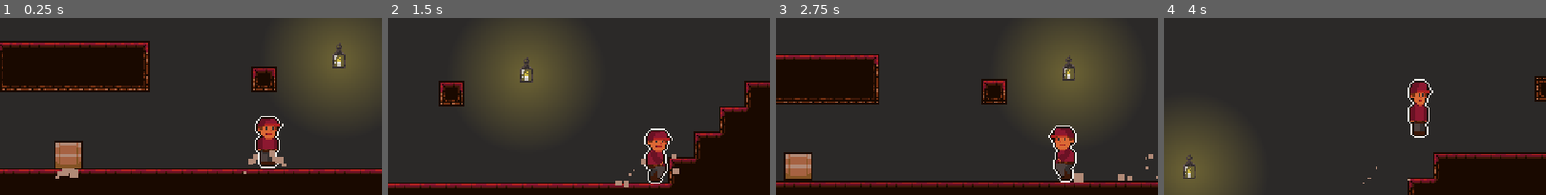
Above: before the commit, frames 1-4 (left to right).
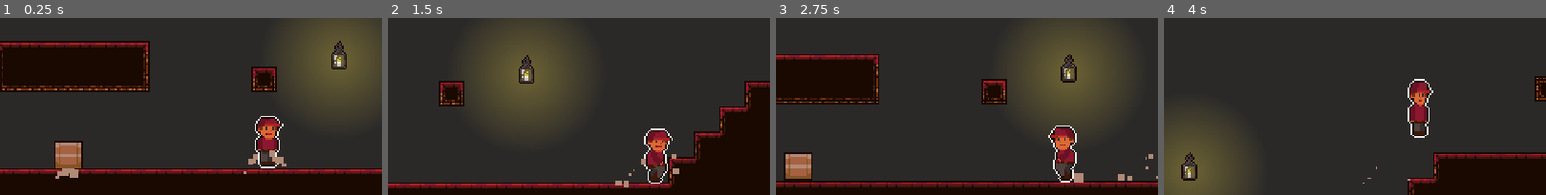
Above: after the commit, the same moments.

Repository: RemyIsCool/Carrying-Thing-Game
Game: Godot game, scene res://Scenes/TestScene.tscn
The game is run twice, just before and just after one commit, with the same random seed, the same clock (stepped at 60 frames per second) and the same inputs.
Inputs:
- Up to frame 1 (0.25 s): no input
- Up to frame 2 (1.5 s): hold D (right) from 0.53 s (still down); tap Space (pick_up_throw) at 0.6, 1.35 s; tap W (jump) at 0.77 s
- Up to frame 3 (2.75 s): tap W (jump) at 1.52 s; release D (right) at 2.03 s; hold A (left) from 2.03 s (still down); tap Space (pick_up_throw) at 2.1 s
- Up to frame 4 (4 s): release A (left) at 2.78 s; hold D (right) from 2.78 s (still down); tap Space (pick_up_throw) at 2.85, 3.6 s; tap W (jump) at 3.02, 3.77 s
The pictures show only the part of the screen within x 15-65%, y 14-64%; the shares and areas given below are measured in that part.

The runs differ from the first frame. In frame 1, 0.1% of the frame differs, in the area x 86-91%, y 12-30%; in frame 2, 0.1%; in frame 3, 0.2%, in the area x 74-79%, y 20-37%; in frame 4, 0.2%.

Commit message:
Seperated text and box and added outline to lantern

Diff:
--- a/Scenes/Box.tscn
+++ b/Scenes/Box.tscn
@@ -1,7 +1,8 @@
-[gd_scene load_steps=8 format=2]
+[gd_scene load_steps=9 format=2]
 
 [ext_resource path="res://Scenes/Box.gd" type="Script" id=1]
 [ext_resource path="res://Assets/Box.png" type="Texture" id=2]
+[ext_resource path="res://Assets/SpaceText.png" type="Texture" id=3]
 
 [sub_resource type="RectangleShape2D" id=2]
 extents = Vector2( 9, 9 )
@@ -38,7 +39,7 @@
 script = ExtResource( 1 )
 
 [node name="Sprite" type="Sprite" parent="."]
-z_index = 4096
+z_index = 1
 texture = ExtResource( 2 )
 
 [node name="CollisionShape2D" type="CollisionShape2D" parent="."]
@@ -61,4 +62,10 @@
 local_coords = false
 process_material = SubResource( 14 )
 
+[node name="SpaceText" type="Sprite" parent="."]
+visible = false
+position = Vector2( 0, -20 )
+z_index = 4096
+texture = ExtResource( 3 )
+
 [connection signal="sleeping_state_changed" from="." to="." method="_on_Box_sleeping_state_changed"]
--- a/Scenes/Player.gd
+++ b/Scenes/Player.gd
@@ -54,6 +54,7 @@
 			holding = true
 
 	GlobalNodes.box.get_node("./Sprite").texture = preload("res://Assets/BoxTouching.png") if $BoxDetector.overlaps_body(GlobalNodes.box) and GlobalNodes.box.is_on_floor() else preload("res://Assets/Box.png")
+	GlobalNodes.box.get_node("./SpaceText").visible = $BoxDetector.overlaps_body(GlobalNodes.box) and GlobalNodes.box.is_on_floor()
 
 	GlobalNodes.joint.node_a = "../Player" if holding else ""
 
Binary file changed: Assets/BoxTouching.png
Binary file changed: Assets/Lantern.png
Binary file added: Assets/SpaceText.png
Not shown, added: Assets/SpaceText.png.import
